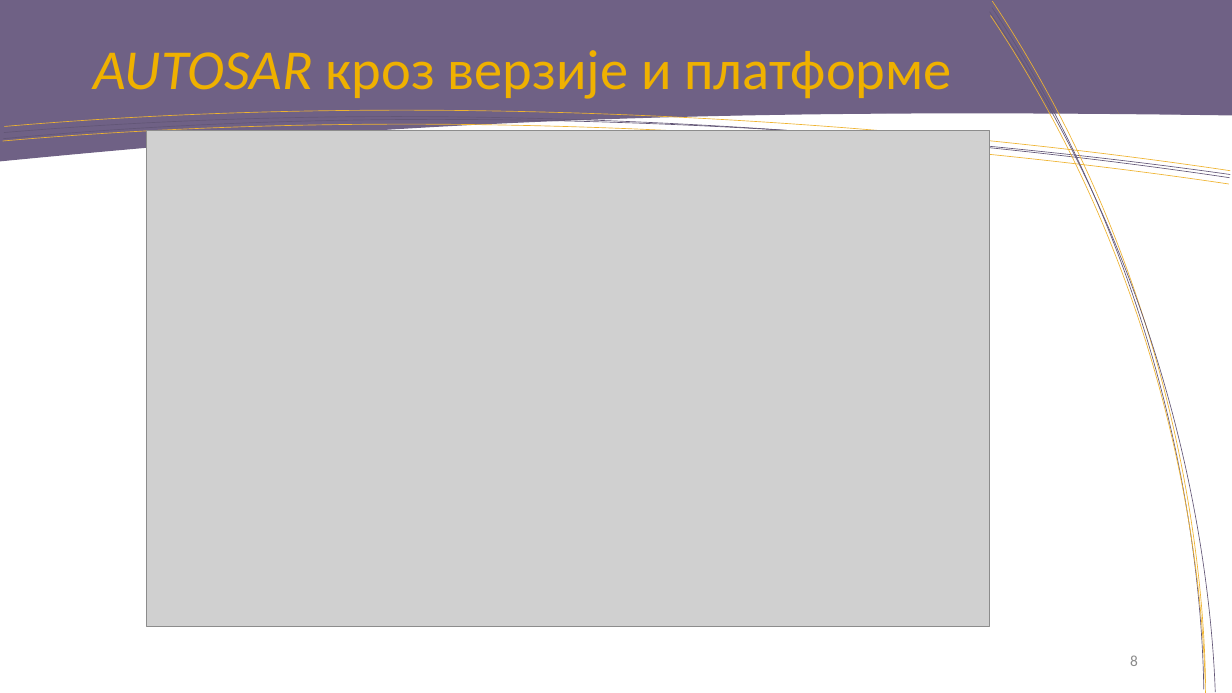
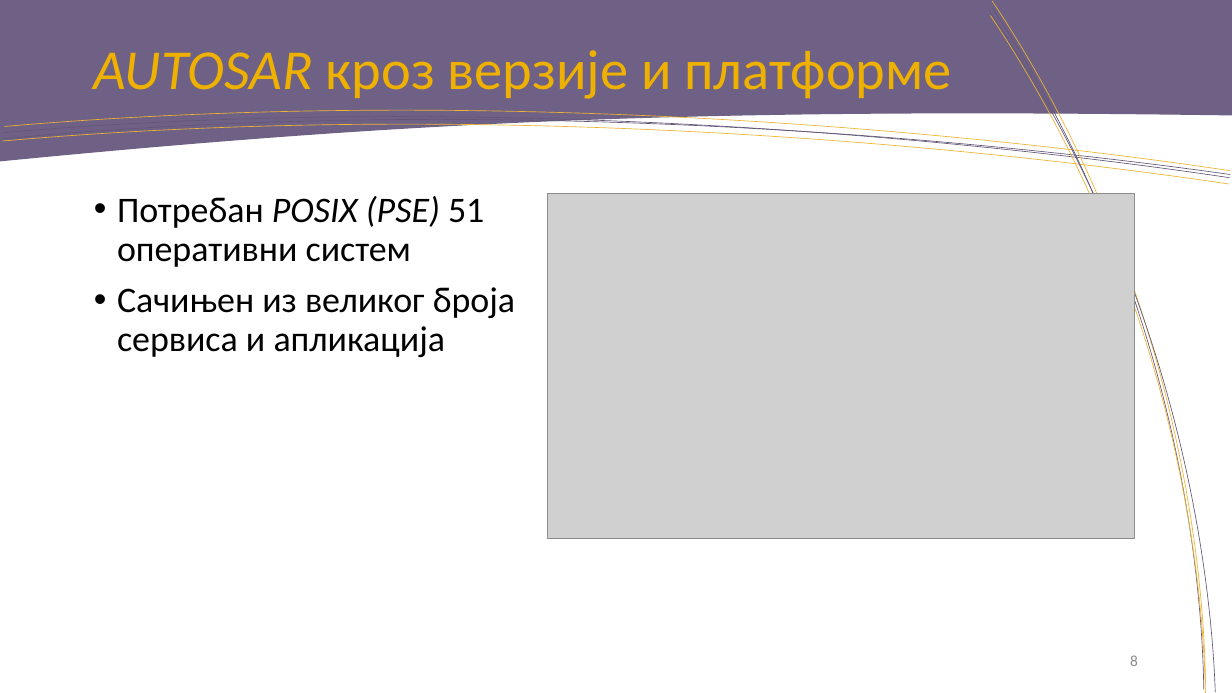
Before and after one commit to rondor1/msc, a slide deck: slide 8 of msc-e28-2018-pres.pptx. Drawn at 1232x693 pixels with LibreOffice and Linux fonts; fonts in the diff are those of the drawing; grey boxes stand for pictures; background and template pictures are left out. Boxes give left, top, right and bottom in pixels: in the first picture for what was removed or moved away, otherwise in the second. Text is boxed around its words. In the diff, an @@ line names an element or a change of style, - is before the commit and + after.

```diff
--- a/msc-e28-2018-pres.pptx
+++ b/msc-e28-2018-pres.pptx
@@ text added at [117,196,515,357], 28 pt, text #000000 @@
+• Потребан POSIX (PSE) 51 оперативни систем
+• Сачињен из великог броја сервиса и апликација
@@ picture: place and size @@
-picture at [147,130,991,627]
+picture at [547,193,1134,539]
```
Also in this commit, not shown: 10 other slides changed, 9 slides added, 3 slides removed.
